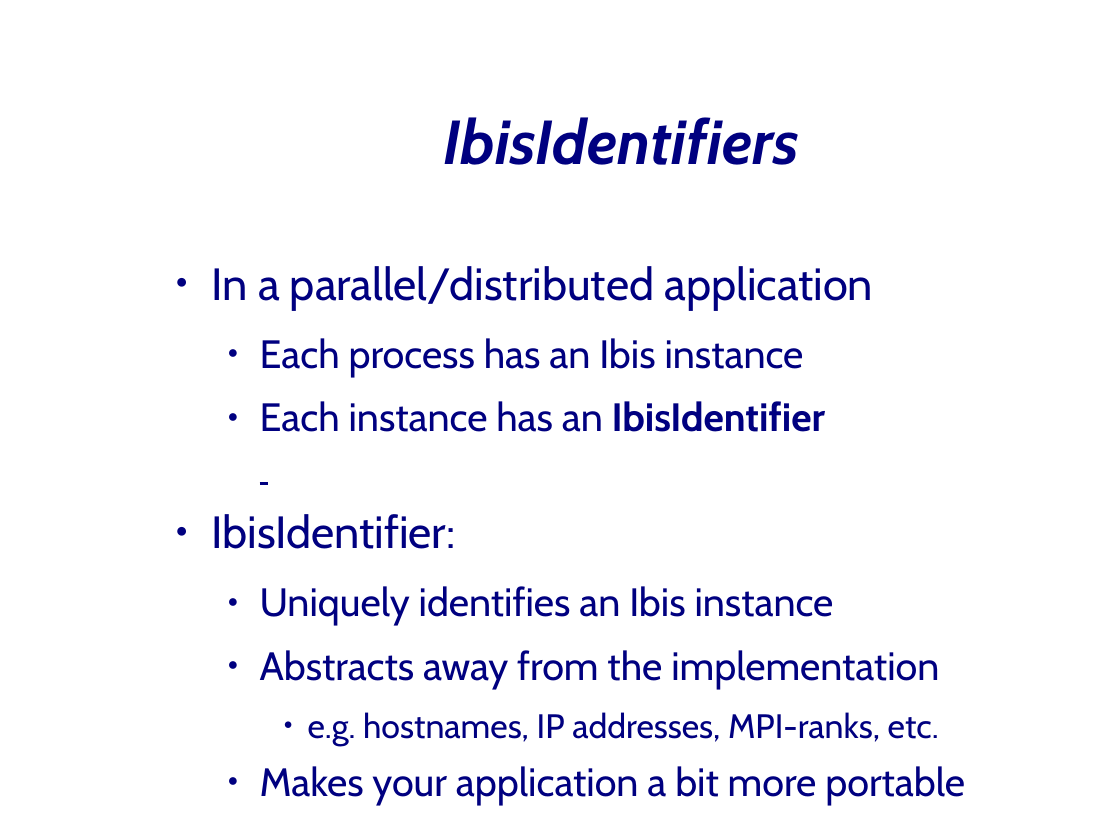
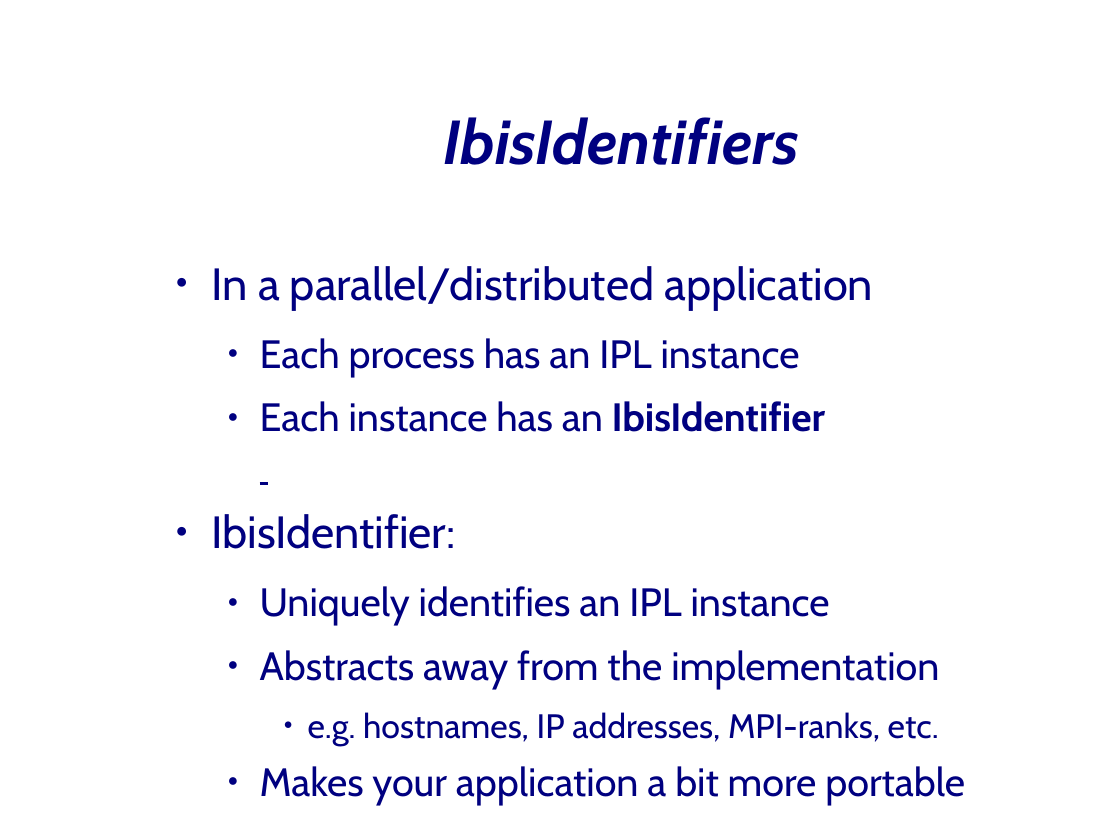
Before and after one commit to JungleComputing/www, a slide deck: slide 60 of tutorial/20080519-CCGrid08-Part-5-IPL.odp (slide 17 before the commit). Drawn at 1120x840 pixels with LibreOffice and Linux fonts; fonts in the diff are those of the drawing; background and template pictures are left out. Boxes give left, top, right and bottom in pixels: in the first picture for what was removed or moved away, otherwise in the second. Text is boxed around its words. In the diff, an @@ line names an element or a change of style, - is before the commit and + after.

```diff
--- a/tutorial/20080519-CCGrid08-Part-5-IPL.odp
+++ b/tutorial/20080519-CCGrid08-Part-5-IPL.odp
@@ text at [260,338,800,377]: text changed @@
-  ● Each process has an Ibis instance
+  ● Each process has an IPL instance
@@ text at [260,586,830,626]: text changed @@
-  ● Uniquely identifies an Ibis instance
+  ● Uniquely identifies an IPL instance
```
Also in this commit, not shown: 14 other slides changed, 4 slides added, 1 slide removed, 10 other files.
